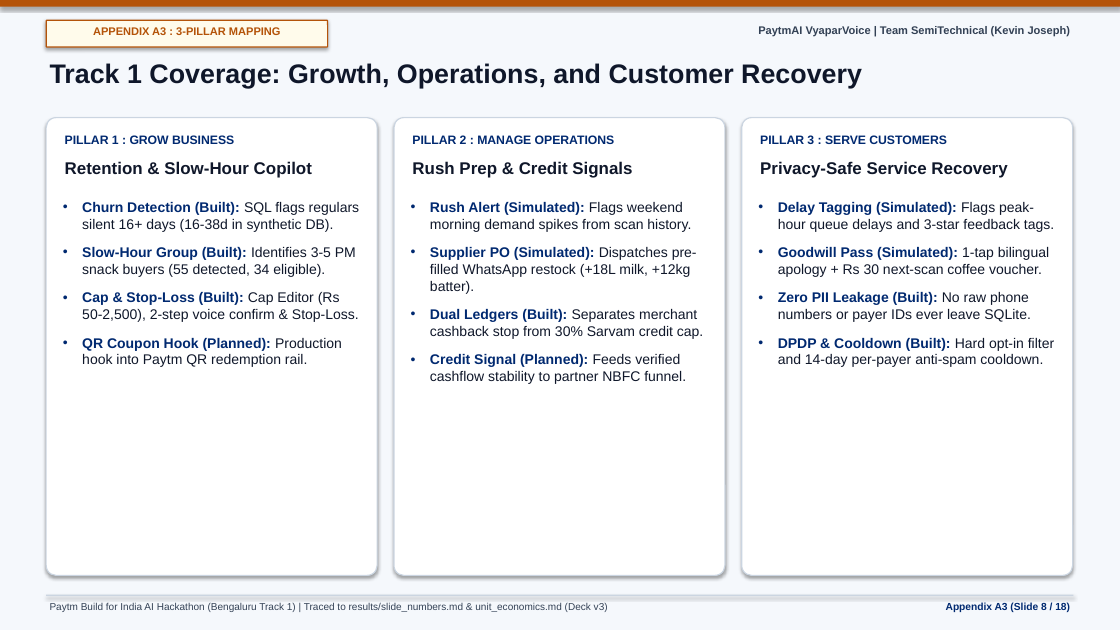
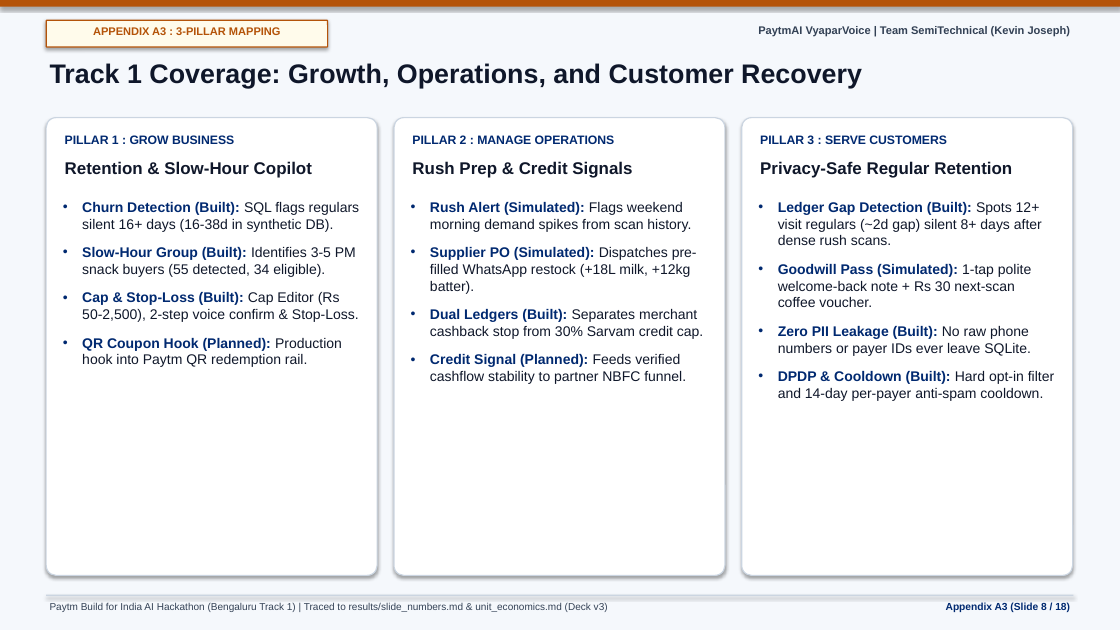
Before and after one commit to somebeing2/paytmai-vyaparvoice, a slide deck: slide 8 of deck/v3/PaytmAI_VyaparVoice_v3.pptx. Drawn at 1120x630 pixels with LibreOffice and Linux fonts; fonts in the diff are those of the drawing. Boxes give left, top, right and bottom in pixels: in the first picture for what was removed or moved away, otherwise in the second. Text is boxed around its words. In the diff, an @@ line names an element or a change of style, - is before the commit and + after.

```diff
--- a/deck/v3/PaytmAI_VyaparVoice_v3.pptx
+++ b/deck/v3/PaytmAI_VyaparVoice_v3.pptx
@@ text at box(760, 161, 1012, 178): text changed @@
-Privacy-Safe Service Recovery
+Privacy-Safe Regular Retention
@@ text at box(778, 202, 1042, 307): text changed @@
-• Delay Tagging (Simulated): Flags peak-hour queue delays and 3-star feedback tags.
-• Goodwill Pass (Simulated): 1-tap bilingual apology + Rs 30 next-scan coffee voucher.
+• Ledger Gap Detection (Built): Spots 12+ visit regulars (~2d gap) silent 8+ days after dense rush scans.
+• Goodwill Pass (Simulated): 1-tap polite welcome-back note + Rs 30 next-scan coffee voucher.
```
Also in this commit, not shown: 31 other files.
